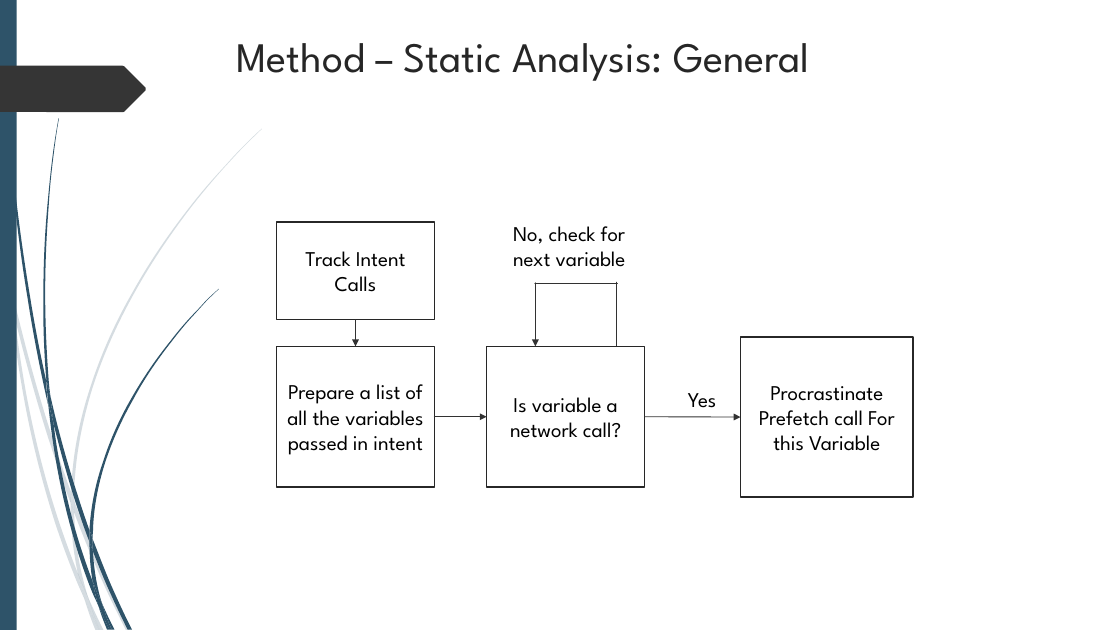
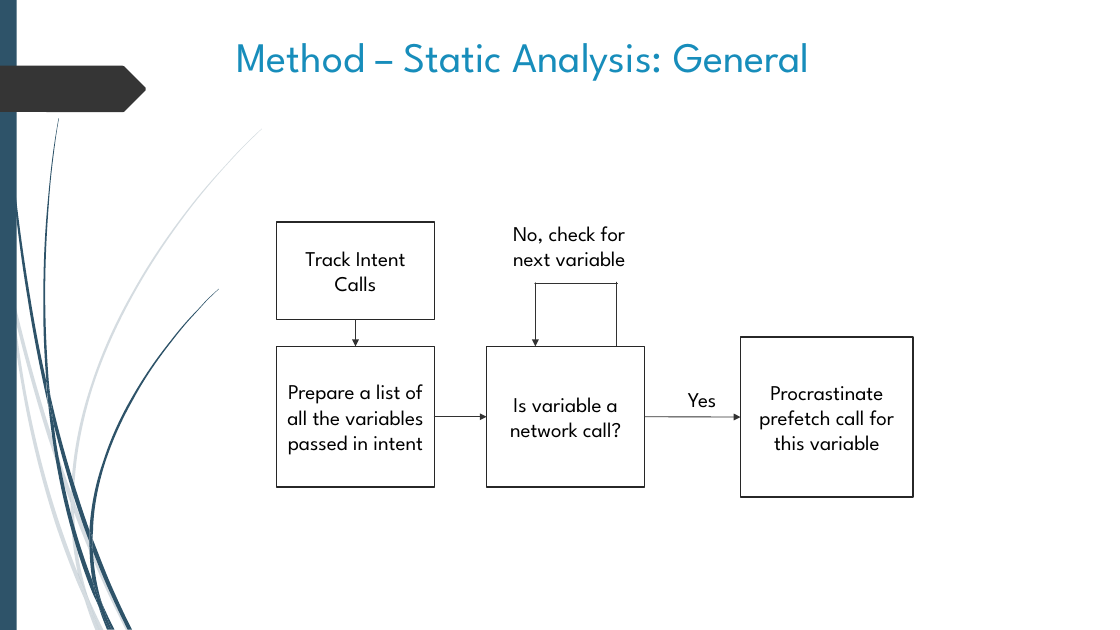
Before and after one commit to shahamish150294/PrefetchProcrastinatorAndroid, a slide deck: slide 7 of Prefetch Procrastinator Final Presentation.pptx (slide 6 before the commit). Drawn at 1120x630 pixels with LibreOffice and Linux fonts; fonts in the diff are those of the drawing. Boxes give left, top, right and bottom in pixels: in the first picture for what was removed or moved away, otherwise in the second. Text is boxed around its words. In the diff, an @@ line names an element or a change of style, - is before the commit and + after.

Commit message:
Edit Design segment of ppt

```diff
--- a/Prefetch Procrastinator Final Presentation.pptx
+++ b/Prefetch Procrastinator Final Presentation.pptx
@@ text "Method – Static Analysis: General" at (236, 43, 809, 81): text colour #262626 to #178DBB @@
@@ text in rectangle at (759, 386, 895, 451): text changed @@
-Procrastinate Prefetch call For this Variable
+Procrastinate prefetch call for this variable
```
Also in this commit, not shown: 2 other slides changed, 1 slide added.
